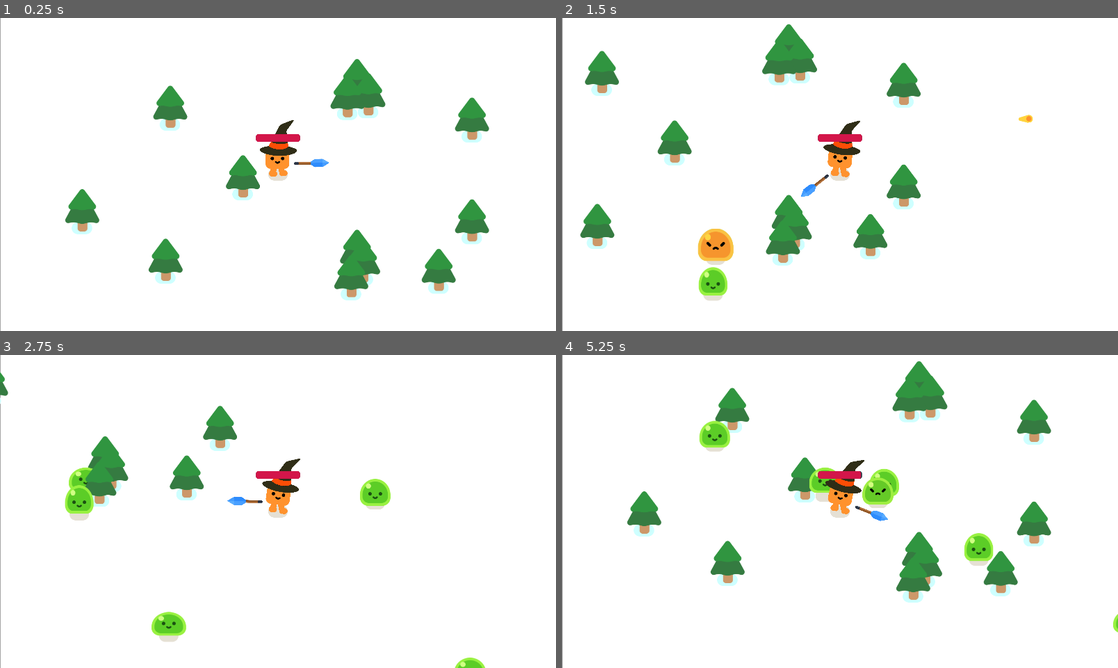
Above: before the commit, frames 1-4 (two rows, left to right).
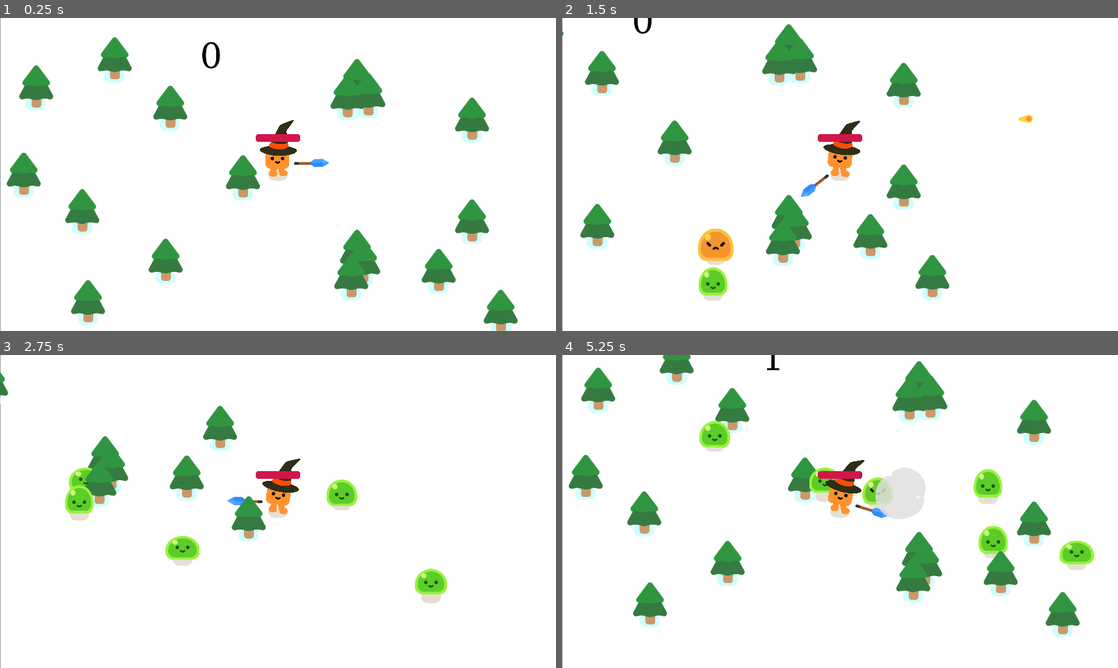
Above: after the commit, the same moments.

Repository: Tretaq/Totato2
Game: Godot game, scene res://game.tscn
Same seed, same stepped clock (60 frames per second), same inputs: the game is played once before the commit and once after it.
Inputs:
- Up to frame 1 (0.25 s): no input
- Up to frame 2 (1.5 s): tap Enter at 0.5 s; hold D (move_right) 0.53-1.28 s; hold S (move_down) from 1.28 s (still down)
- Up to frame 3 (2.75 s): release S (move_down) at 2.03 s; hold D (move_right) from 2.03 s (still down)
- Up to frame 4 (5.25 s): release D (move_right) at 2.78 s; hold W (move_up) 2.78-3.53 s; hold A (move_left) 3.53-5.03 s; hold S (move_down) from 5.03 s (still down)

The runs differ from the first frame. In frame 1, 2.9% of the frame differs, in the area x 1-94%, y 6-100%; in frame 2, 0.6%; in frame 3, 3.0%; in frame 4, 5.7%, in the area x 1-100%, y 0-90%.

Commit message:
added scoreboard and last fixes

Diff:
--- a/game.tscn
+++ b/game.tscn
@@ -1,8 +1,10 @@
-[gd_scene load_steps=5 format=3 uid="uid://b3u84076due2"]
+[gd_scene load_steps=9 format=3 uid="uid://b3u84076due2"]
 
 [ext_resource type="PackedScene" uid="uid://c1sx7bic4uhdj" path="res://player.tscn" id="1_80nbo"]
 [ext_resource type="Script" uid="uid://d3jxeoqb2t4ma" path="res://game.gd" id="1_fc0e3"]
+[ext_resource type="Script" uid="uid://bxawvfcpive7r" path="res://global.gd" id="2_7jktm"]
 [ext_resource type="PackedScene" uid="uid://dq3r015sr1uql" path="res://pine_tree.tscn" id="2_e2o6t"]
+[ext_resource type="Script" uid="uid://bf3unhakd7pug" path="res://label.gd" id="5_ryrav"]
 
 [sub_resource type="Curve2D" id="Curve2D_7jktm"]
 _data = {
@@ -10,9 +12,27 @@
 }
 point_count = 5
 
+[sub_resource type="WorldBoundaryShape2D" id="WorldBoundaryShape2D_feb5d"]
+distance = 238.0
+
+[sub_resource type="FontFile" id="FontFile_7jktm"]
+cache/0/120/0/ascent = 0.0
+cache/0/120/0/descent = 0.0
+cache/0/120/0/underline_position = 0.0
+cache/0/120/0/underline_thickness = 0.0
+cache/0/120/0/scale = 1.0
+cache/0/16/0/ascent = 0.0
+cache/0/16/0/descent = 0.0
+cache/0/16/0/underline_position = 0.0
+cache/0/16/0/underline_thickness = 0.0
+cache/0/16/0/scale = 1.0
+
 [node name="Game" type="Node2D"]
 y_sort_enabled = true
 script = ExtResource("1_fc0e3")
+
+[node name="Global" type="Node" parent="."]
+script = ExtResource("2_7jktm")
 
 [node name="CanvasLayer" type="CanvasLayer" parent="."]
 layer = -30
@@ -33,45 +53,6 @@
 unique_name_in_owner = true
 position = Vector2(-174, -196)
 rotation = -0.012421722
-
-[node name="PineTree" parent="." instance=ExtResource("2_e2o6t")]
-position = Vector2(844, 600)
-
-[node name="PineTree2" parent="." instance=ExtResource("2_e2o6t")]
-position = Vector2(1218, 945)
-
-[node name="PineTree3" parent="." instance=ExtResource("2_e2o6t")]
-position = Vector2(577, 888)
-
-[node name="PineTree4" parent="." instance=ExtResource("2_e2o6t")]
-position = Vector2(1635, 752)
-
-[node name="PineTree5" parent="." instance=ExtResource("2_e2o6t")]
-position = Vector2(1205, 323)
-
-[node name="PineTree6" parent="." instance=ExtResource("2_e2o6t")]
-position = Vector2(289, 717)
-
-[node name="PineTree7" parent="." instance=ExtResource("2_e2o6t")]
-position = Vector2(593, 360)
-
-[node name="PineTree8" parent="." instance=ExtResource("2_e2o6t")]
-position = Vector2(1277, 317)
-
-[node name="PineTree9" parent="." instance=ExtResource("2_e2o6t")]
-position = Vector2(1238, 268)
-
-[node name="PineTree10" parent="." instance=ExtResource("2_e2o6t")]
-position = Vector2(1259, 894)
-
-[node name="PineTree11" parent="." instance=ExtResource("2_e2o6t")]
-position = Vector2(1238, 857)
-
-[node name="PineTree12" parent="." instance=ExtResource("2_e2o6t")]
-position = Vector2(1520, 923)
-
-[node name="PineTree13" parent="." instance=ExtResource("2_e2o6t")]
-position = Vector2(1635, 401)
 
 [node name="Timer" type="Timer" parent="."]
 wait_time = 0.5
@@ -105,5 +86,112 @@
 theme_override_font_sizes/font_size = 120
 text = "Game Over"
 
+[node name="StaticBody2D" type="StaticBody2D" parent="."]
+
+[node name="CollisionShape2D" type="CollisionShape2D" parent="StaticBody2D"]
+position = Vector2(985, 1571)
+shape = SubResource("WorldBoundaryShape2D_feb5d")
+
+[node name="CollisionShape2D2" type="CollisionShape2D" parent="StaticBody2D"]
+position = Vector2(-706, 703.0001)
+rotation = 1.6018474
+shape = SubResource("WorldBoundaryShape2D_feb5d")
+
+[node name="CollisionShape2D3" type="CollisionShape2D" parent="StaticBody2D"]
+position = Vector2(859.99994, -797.0001)
+rotation = 3.1254501
+shape = SubResource("WorldBoundaryShape2D_feb5d")
+
+[node name="CollisionShape2D4" type="CollisionShape2D" parent="StaticBody2D"]
+position = Vector2(2706, 722)
+rotation = -1.5808278
+shape = SubResource("WorldBoundaryShape2D_feb5d")
+
+[node name="Tres" type="Node2D" parent="."]
+y_sort_enabled = true
+
+[node name="PineTree" parent="Tres" instance=ExtResource("2_e2o6t")]
+position = Vector2(844, 600)
+
+[node name="PineTree2" parent="Tres" instance=ExtResource("2_e2o6t")]
+position = Vector2(1218, 945)
+
+[node name="PineTree3" parent="Tres" instance=ExtResource("2_e2o6t")]
+position = Vector2(577, 888)
+
+[node name="PineTree4" parent="Tres" instance=ExtResource("2_e2o6t")]
+position = Vector2(1635, 752)
+
+[node name="PineTree5" parent="Tres" instance=ExtResource("2_e2o6t")]
+position = Vector2(1205, 323)
+
+[node name="PineTree6" parent="Tres" instance=ExtResource("2_e2o6t")]
+position = Vector2(289, 717)
+
+[node name="PineTree7" parent="Tres" instance=ExtResource("2_e2o6t")]
+position = Vector2(593, 360)
+
+[node name="PineTree8" parent="Tres" instance=ExtResource("2_e2o6t")]
+position = Vector2(1277, 317)
+
+[node name="PineTree9" parent="Tres" instance=ExtResource("2_e2o6t")]
+position = Vector2(1238, 268)
+
+[node name="PineTree10" parent="Tres" instance=ExtResource("2_e2o6t")]
+position = Vector2(1259, 894)
+
+[node name="PineTree11" parent="Tres" instance=ExtResource("2_e2o6t")]
+position = Vector2(1238, 857)
+
+[node name="PineTree12" parent="Tres" instance=ExtResource("2_e2o6t")]
+position = Vector2(1520, 923)
+
+[node name="PineTree13" parent="Tres" instance=ExtResource("2_e2o6t")]
+position = Vector2(1635, 401)
+
+[node name="PineTree14" parent="Tres" instance=ExtResource("2_e2o6t")]
+position = Vector2(130, 290)
+
+[node name="PineTree15" parent="Tres" instance=ExtResource("2_e2o6t")]
+position = Vector2(87, 591)
+
+[node name="PineTree16" parent="Tres" instance=ExtResource("2_e2o6t")]
+position = Vector2(401, 193)
+
+[node name="PineTree17" parent="Tres" instance=ExtResource("2_e2o6t")]
+position = Vector2(855, -75)
+
+[node name="PineTree18" parent="Tres" instance=ExtResource("2_e2o6t")]
+position = Vector2(66, -84)
+
+[node name="PineTree19" parent="Tres" instance=ExtResource("2_e2o6t")]
+position = Vector2(-90, 161)
+
+[node name="PineTree20" parent="Tres" instance=ExtResource("2_e2o6t")]
+position = Vector2(-83, 552)
+
+[node name="PineTree21" parent="Tres" instance=ExtResource("2_e2o6t")]
+position = Vector2(-74, 1039)
+
+[node name="PineTree22" parent="Tres" instance=ExtResource("2_e2o6t")]
+position = Vector2(309, 1031)
+
+[node name="PineTree23" parent="Tres" instance=ExtResource("2_e2o6t")]
+position = Vector2(1734, 1064)
+
+[node name="PineTree24" parent="Tres" instance=ExtResource("2_e2o6t")]
+position = Vector2(1883, -112)
+
+[node name="Label" type="Label" parent="."]
+offset_left = 697.0
+offset_top = 74.0
+offset_right = 1113.6567
+offset_bottom = 364.39145
+rotation = 0.0014313647
+theme_override_colors/font_color = Color(0, 0, 0, 1)
+theme_override_fonts/font = SubResource("FontFile_7jktm")
+theme_override_font_sizes/font_size = 120
+script = ExtResource("5_ryrav")
+
 [connection signal="health_depleted" from="Player" to="." method="_on_player_health_depleted"]
 [connection signal="timeout" from="Timer" to="." method="_on_timer_timeout"]
--- /dev/null
+++ b/global.gd
@@ -0,0 +1,3 @@
+extends Node
+
+var score = 0;
--- /dev/null
+++ b/label.gd
@@ -0,0 +1,4 @@
+extends Label
+
+func _process(delta):
+    self.text = str(Global.score)
--- a/mob.gd
+++ b/mob.gd
@@ -15,6 +15,7 @@
 	$Slime.play_hurt()
 
 	if health == 0:
+		Global.score += 1
 		queue_free()
 		const SMOKE_SCENE = preload("res://smoke_explosion/smoke_explosion.tscn")
 		var smoke = SMOKE_SCENE.instantiate()
--- a/project.godot
+++ b/project.godot
@@ -79,6 +79,10 @@
 config/features=PackedStringArray("4.5", "Forward Plus")
 config/icon="res://icon.png"
 
+[autoload]
+
+Global="*res://global.gd"
+
 [display]
 
 window/size/viewport_width=1920
Not shown, added: global.gd.uid
Not shown, added: label.gd.uid
Binary file added: pistol/Health UI.png
Not shown, added: pistol/Health UI.png.import
